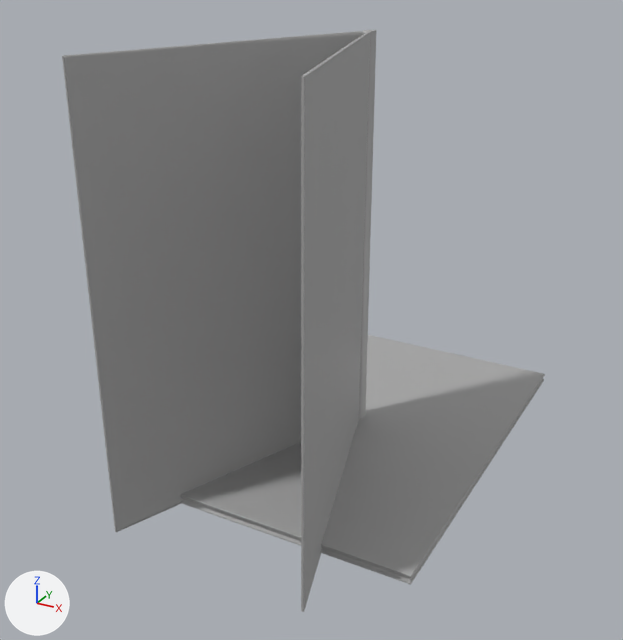
Two versions of the FBX model Assets/5_Environment/Decoration/Cutlery/Meshes/SM-Menu 1.fbx, one commit apart.
One viewpoint serves both versions: a camera (50 mm lens) standing at (0.183, -0.383, 0.251) and looking at (-0.006, -0.041, 0.08). Every picture has the same lights, and +X, +Y and +Z are marked at lower left. The older version comes first. Where no turn or scale is listed for an object, it has been applied to the vertices.

The older version as bpy lines, for what is in view:
```python
me_mesh = bpy.data.meshes.new('Mesh')
me_mesh.from_pydata(...)  # 120 vertices, 122 faces; spans x -0.079..0.079, y -0.107..0.107, z 0.0..0.005
me_mesh.materials.append(mat_standardsurface1)  # grey #aaaaaa
me_mesh_001 = bpy.data.meshes.new('Mesh.001')
me_mesh_001.from_pydata(...)  # 132 vertices, 136 faces; spans x -0.056..0.048, y -0.143..0.008, z -0.001..0.213
me_mesh_001.materials.append(mat_standardsurface1)  # grey #aaaaaa
ob_sm_menuclosed = bpy.data.objects.new('SM_MenuClosed', me_mesh)
ob_sm_menuclosed.location = (0.0, 0.0, 0.0)
ob_sm_menuopen = bpy.data.objects.new('SM_MenuOpen', me_mesh_001)
ob_sm_menuopen.location = (0.0, 0.0, 0.0)
```
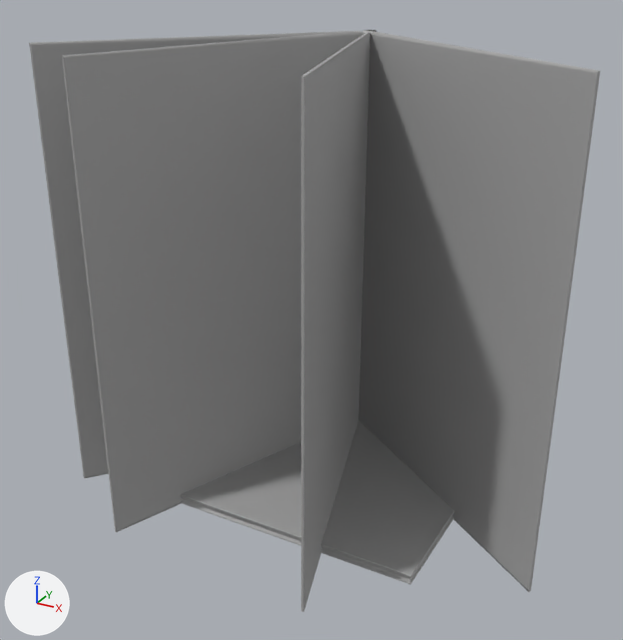
Patch to the scene script:
```diff
--- a/Assets/5_Environment/Decoration/Cutlery/Meshes/SM-Menu 1.fbx.py
+++ b/Assets/5_Environment/Decoration/Cutlery/Meshes/SM-Menu 1.fbx.py
@@ me_mesh_002 @@
+me_mesh_002.from_pydata(...)  # 132 vertices, 136 faces; spans x -0.1..0.125, y -0.113..0.008, z -0.001..0.213
+me_mesh_002.materials.append(mat_standardsurface1)  # grey #aaaaaa
@@ ob_sm_menumoreopen @@
+ob_sm_menumoreopen = bpy.data.objects.new('SM_MenuMoreOpen', me_mesh_002)
+ob_sm_menumoreopen.location = (0.0, 0.0, 0.0)
```

Changed parts and their boxes [x1, y1, x2, y2] in the pictures (623 x 640 px):
'SM_MenuMoreOpen', added
    after: [29, 30, 600, 592]
